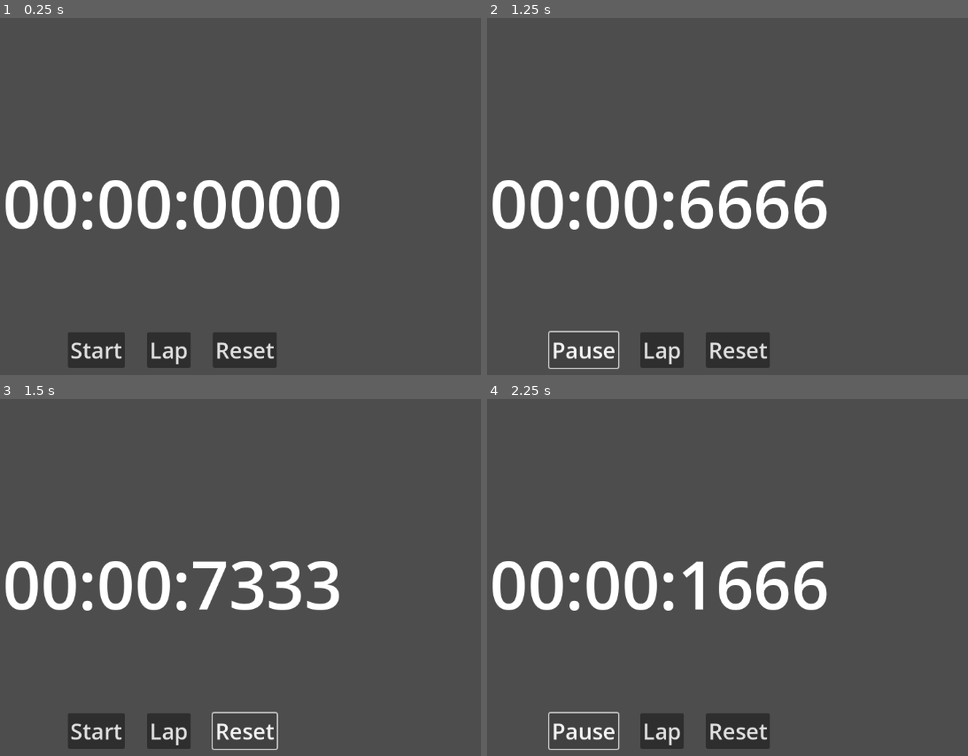
Above: before the commit, frames 1-4 (two rows, left to right).
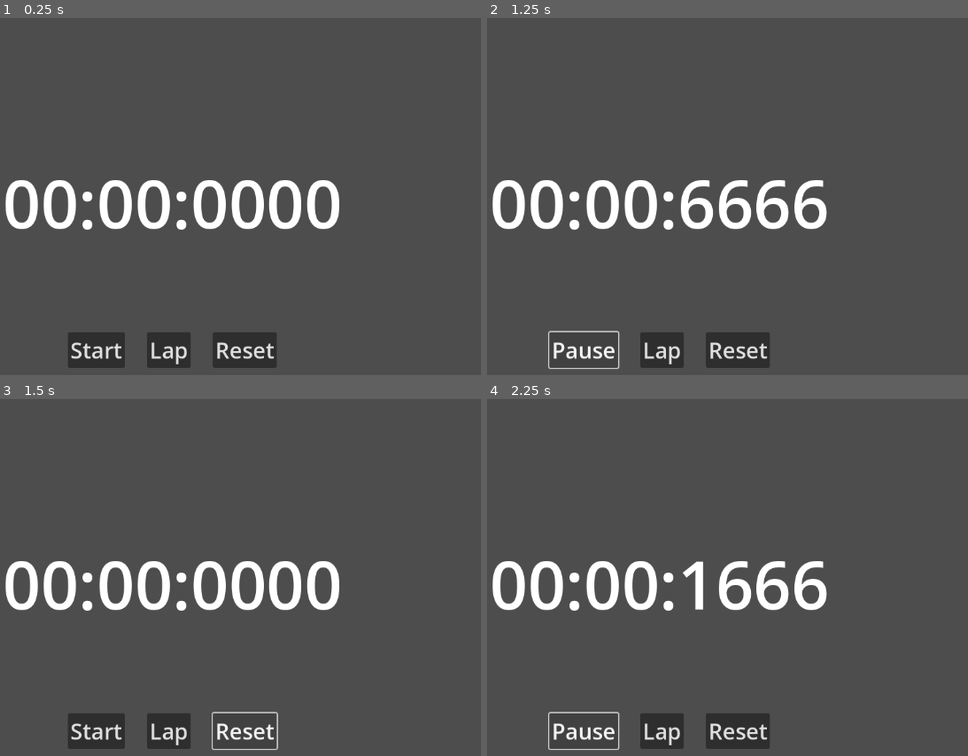
Above: after the commit, the same moments.

Repository: GuaraProductions/Stopwatch
Game: Godot game, scene res://examples/ClockTest.tscn
Same seed, same stepped clock (60 frames per second), same inputs: the game is played once before the commit and once after it. The project has no main scene, so this scene is started directly.
Inputs:
- Up to frame 1 (0.25 s): no input
- Up to frame 2 (1.25 s): click "Start" at 0.5 s
- Up to frame 3 (1.5 s): click "Reset" at 1.25 s
- Up to frame 4 (2.25 s): click "Start" at 2 s

Frames 1-2 are identical in both runs. In frame 3, 1.8% of the frame differs, in the area x 40-71%, y 45-60%; in frame 4, nothing differs.

Commit message:
[hfix]: Fixed label update when resetting stopwatch

Diff:
--- a/examples/ClockTest.gd
+++ b/examples/ClockTest.gd
@@ -18,6 +18,7 @@
 	stopwatch.toggle_pause()
 
 func _on_reset_pressed() -> void:
+	clock_label.text = stopwatch.get_elapsed_time_as_formatted_string("00:00:0000")
 	stopwatch.reset()
 	checkpoint_label.visible = false
 	for i in checkpoint_list.get_children():
